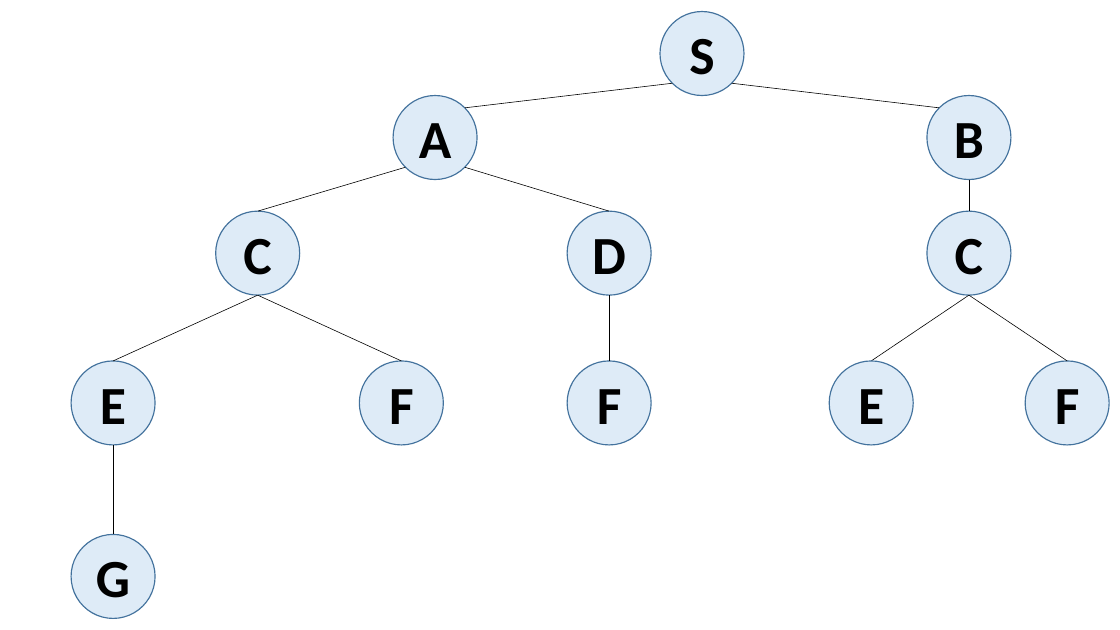
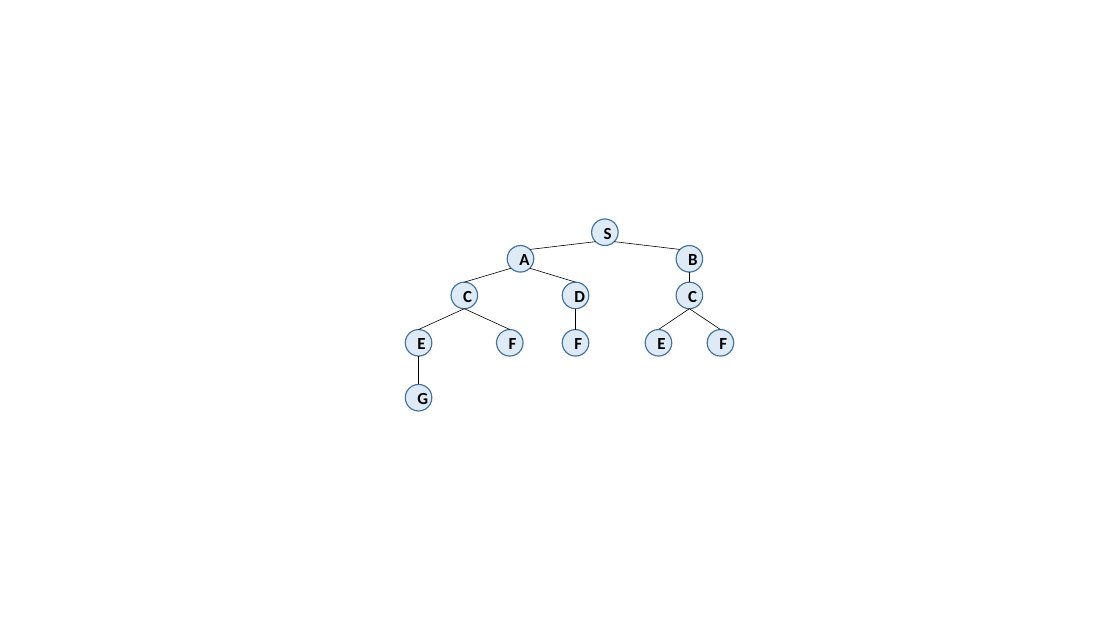
Before and after one commit to Frank-LSY/Foundations-of-AI, a slide deck: slide 3 of 演示文稿1.pptx. Drawn at 1120x630 pixels with LibreOffice and Linux fonts; fonts in the diff are those of the drawing. Boxes give left, top, right and bottom in pixels: in the first picture for what was removed or moved away, otherwise in the second. Text is boxed around its words. In the diff, an @@ line names an element or a change of style, - is before the commit and + after.

```diff
--- a/演示文稿1.pptx
+++ b/演示文稿1.pptx
@@ ellipse "S": place and size @@
-ellipse "S" at bbox=[660, 12, 744, 96]
+ellipse "S" at bbox=[592, 219, 618, 246]
@@ line moved from (406, 167) - (258, 211) to (511, 268) - (465, 282) @@
@@ ellipse "A": place and size @@
-ellipse "A" at bbox=[393, 96, 477, 180]
+ellipse "A" at bbox=[507, 245, 534, 272]
@@ line moved from (465, 167) - (609, 211) to (530, 268) - (576, 282) @@
@@ line moved from (672, 83) - (465, 108) to (596, 242) - (530, 250) @@
@@ line moved from (732, 83) - (939, 108) to (614, 242) - (681, 250) @@
@@ ellipse "B": place and size @@
-ellipse "B" at bbox=[928, 96, 1012, 180]
+ellipse "B" at bbox=[676, 245, 703, 272]
@@ ellipse "C": place and size @@
-ellipse "C" at bbox=[216, 211, 300, 295]
+ellipse "C" at bbox=[451, 282, 478, 309]
@@ ellipse "D": place and size @@
-ellipse "D" at bbox=[567, 211, 651, 295]
+ellipse "D" at bbox=[562, 282, 589, 309]
@@ ellipse "C": place and size @@
-ellipse "C" at bbox=[928, 211, 1012, 295]
+ellipse "C" at bbox=[676, 282, 703, 309]
@@ line moved from (970, 180) - (970, 211) to (690, 272) - (690, 282) @@
@@ ellipse "E": place and size @@
-ellipse "E" at bbox=[71, 361, 155, 445]
+ellipse "E" at bbox=[406, 329, 433, 356]
@@ line moved from (258, 295) - (113, 361) to (465, 309) - (418, 329) @@
@@ line moved from (258, 295) - (402, 361) to (465, 309) - (510, 329) @@
@@ ellipse "F": place and size @@
-ellipse "F" at bbox=[360, 361, 444, 445]
+ellipse "F" at bbox=[497, 329, 523, 356]
@@ ellipse "F": place and size @@
-ellipse "F" at bbox=[567, 361, 651, 445]
+ellipse "F" at bbox=[562, 329, 589, 356]
@@ line moved from (609, 295) - (609, 361) to (576, 309) - (576, 329) @@
@@ ellipse "E": place and size @@
-ellipse "E" at bbox=[829, 361, 913, 445]
+ellipse "E" at bbox=[645, 329, 672, 356]
@@ line moved from (970, 295) - (871, 361) to (690, 309) - (659, 329) @@
@@ line moved from (970, 295) - (1067, 361) to (690, 309) - (721, 329) @@
@@ ellipse "F": place and size @@
-ellipse "F" at bbox=[1025, 361, 1109, 445]
+ellipse "F" at bbox=[707, 329, 734, 356]
@@ line moved from (113, 445) - (113, 534) to (418, 356) - (418, 385) @@
@@ size 46 to 14.6 pt in 12 elements at bbox=[562, 282, 589, 309], bbox=[562, 329, 589, 356], bbox=[497, 329, 523, 356], bbox=[592, 219, 618, 246], bbox=[507, 245, 534, 272], bbox=[676, 282, 703, 309], bbox=[676, 245, 703, 272], bbox=[707, 329, 734, 356], bbox=[451, 282, 478, 309], bbox=[406, 329, 433, 356], bbox=[645, 329, 672, 356], bbox=[406, 385, 433, 412] @@
@@ ellipse "G": place and size @@
-ellipse "G" at bbox=[71, 534, 155, 618]
+ellipse "G" at bbox=[406, 385, 433, 412]
```
Also in this commit, not shown: 8 other slides changed, 6 slides added, 2 slides removed, 10 other files.
